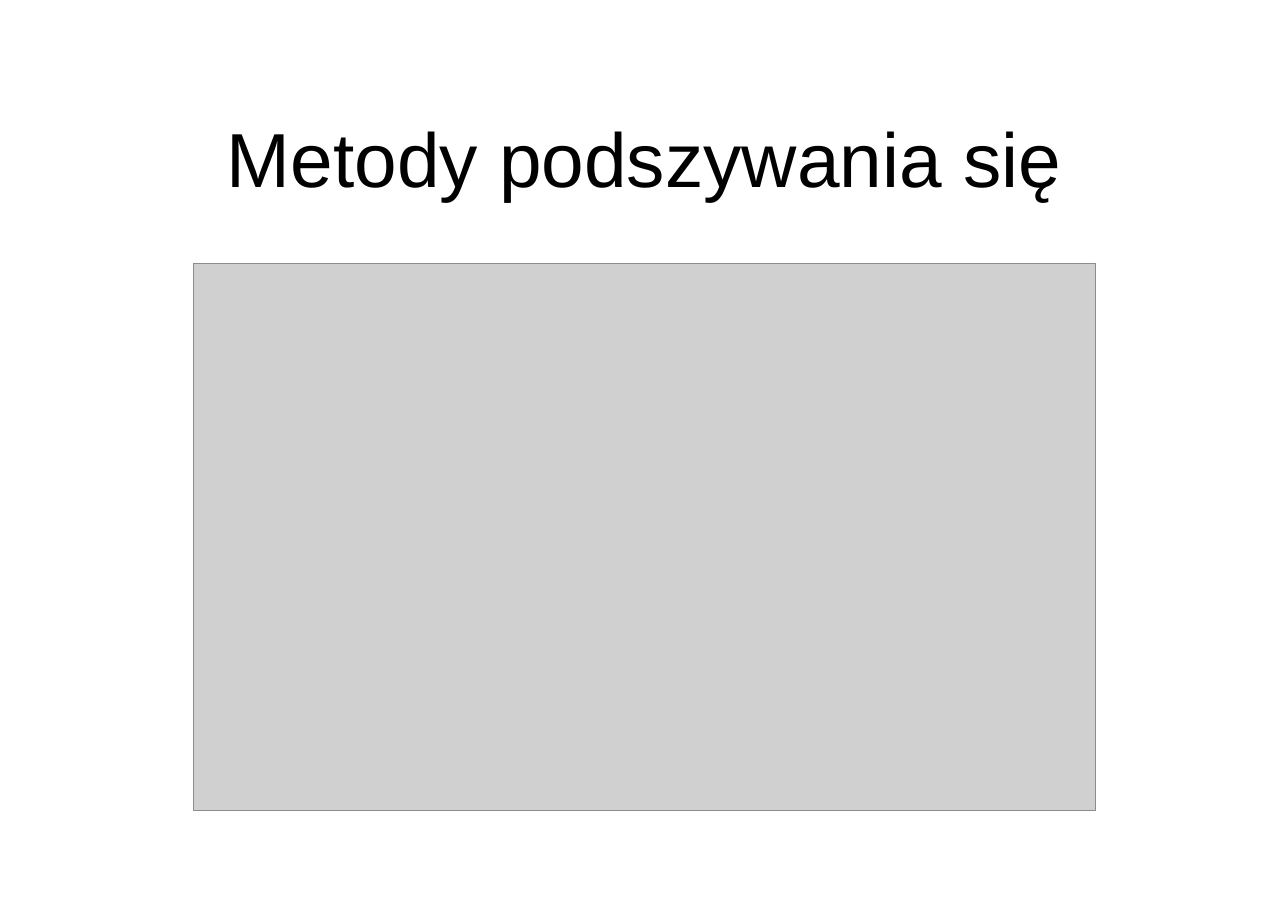
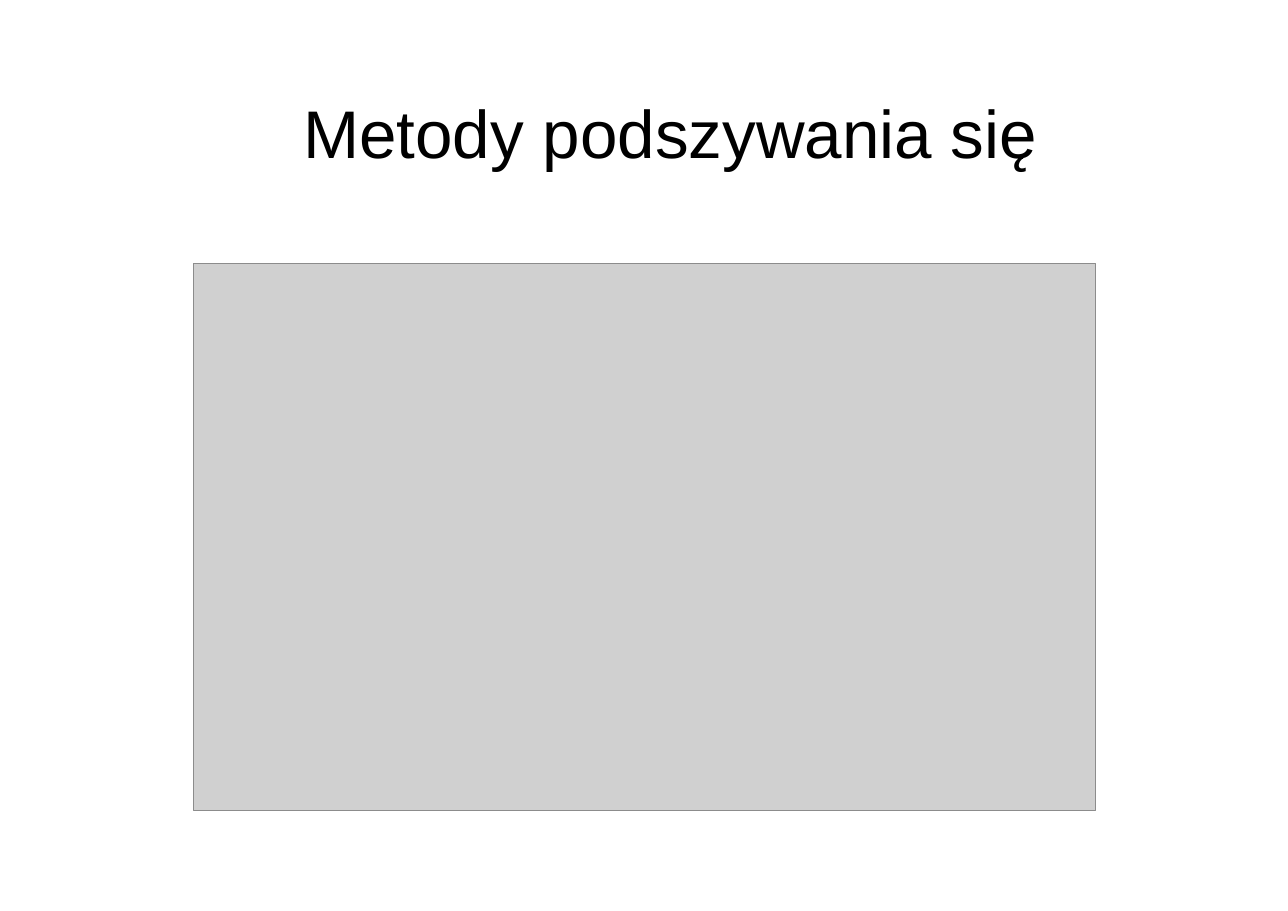
Before and after one commit to piMateusz/AntiSpoofingFaceRecognitionSystem, a slide deck: slide 4 of documents/MP_prezentacja.ppt. Drawn at 1288x911 pixels with LibreOffice and Linux fonts; fonts in the diff are those of the drawing; grey boxes stand for pictures; background and template pictures are left out. Boxes give left, top, right and bottom in pixels: in the first picture for what was removed or moved away, otherwise in the second. Text is boxed around its words. In the diff, an @@ line names an element or a change of style, - is before the commit and + after.

```diff
--- a/documents/MP_prezentacja.ppt
+++ b/documents/MP_prezentacja.ppt
@@ title "Metody podszywania się": place and size @@
-title "Metody podszywania się" at box(227, 131, 1061, 201)
+title "Metody podszywania się" at box(303, 109, 1037, 171)
@@ title "Metody podszywania się" at box(303, 109, 1037, 171): size 50 to 44 pt @@
```
Also in this commit, not shown: 5 other slides changed, 7 slides added, 4 slides removed, 35 other files.
